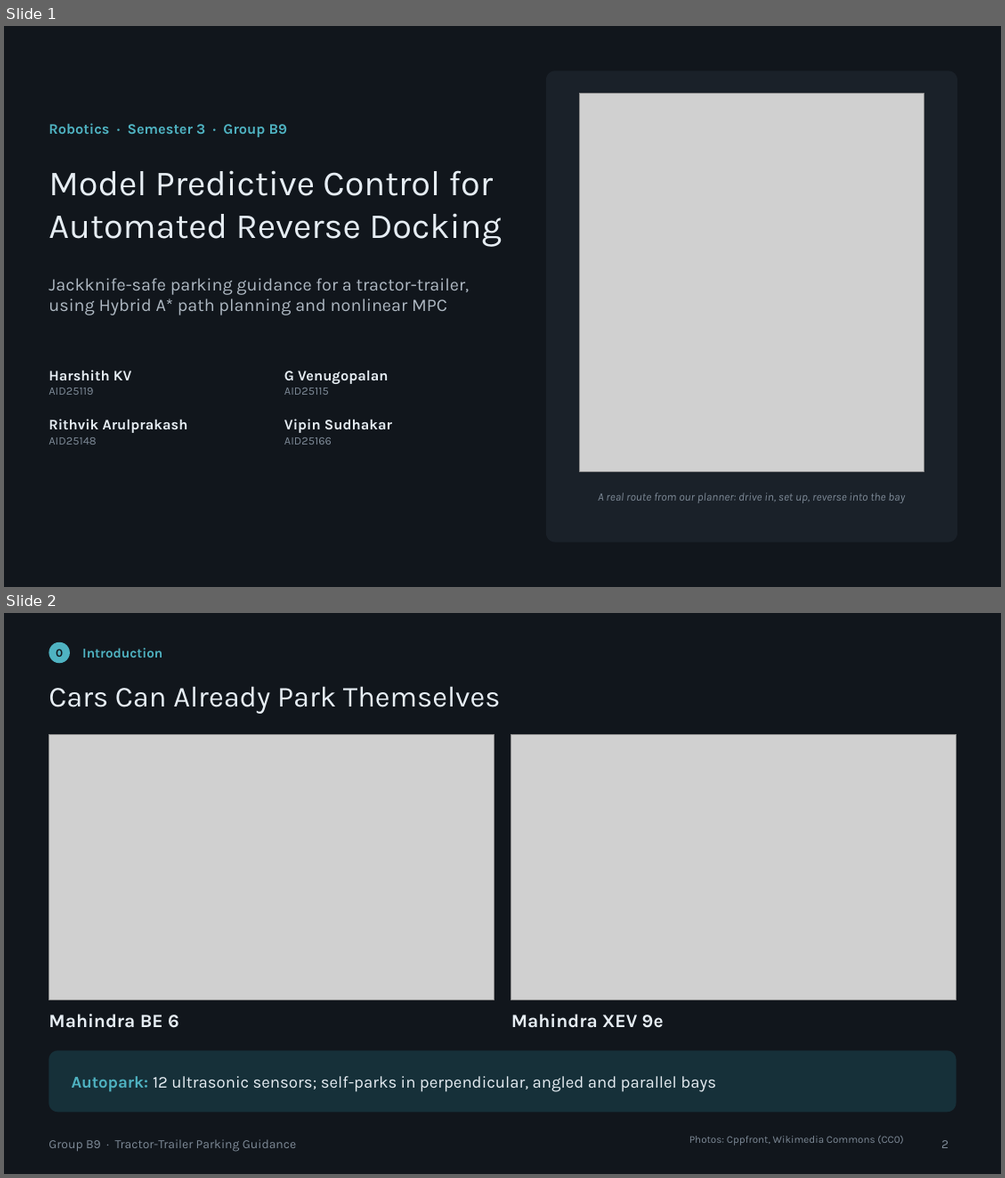
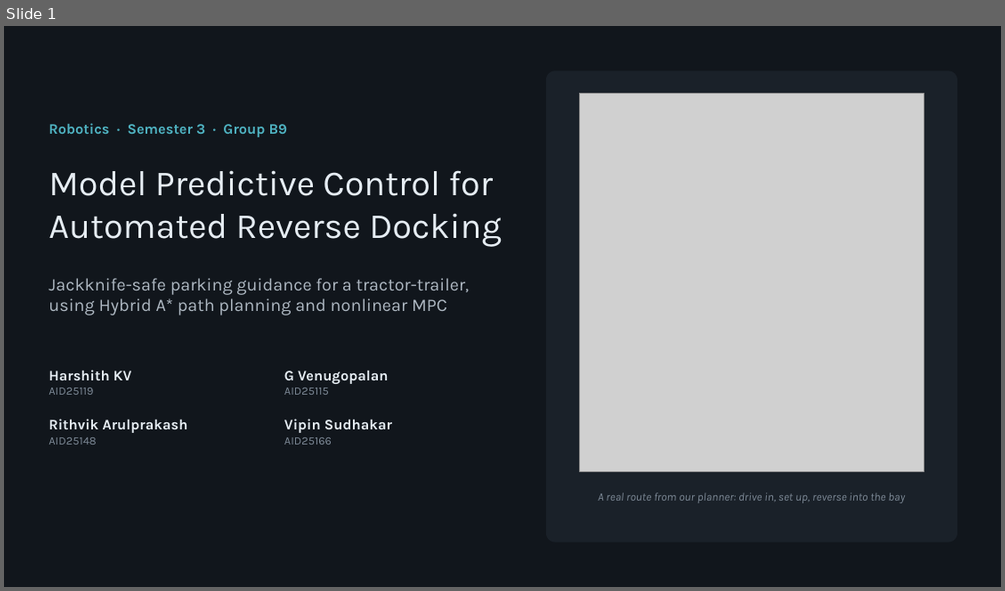
Before and after one commit to Harshithkv07/NMPC-AutoPark, a slide deck: doc/Robotics_Final_Group_B9.pptx. Shown one above the other, each under a label of ours: slides 1 and 2 before the commit, slide 1 after it. The pictures are 1005x1178 and 1005x591 pixels, drawn with LibreOffice and Linux fonts; fonts in the diff are those of the drawing; grey boxes stand for pictures. Boxes give left, top, right and bottom in pixels: in the first picture for what was removed or moved away, otherwise in the second. Text is boxed around its words. In the diff, an @@ line names an element or a change of style, - is before the commit and + after.

Commit message:
Final deck: update pptx and ship the PDF export
- doc/Robotics_Final_Group_B9.pptx reflects the latest slide edits for
  the final review deck (23-slide structure: intro, modelling,
  kinematics, Hybrid A* + NMPC, results/limitations/future).
- doc/Robotics_Final_Group_B9.pdf is the rendered export, for sharing
  without PowerPoint.

```diff
--- a/doc/Robotics_Final_Group_B9.pptx
+++ b/doc/Robotics_Final_Group_B9.pptx
@@ slide 2 removed at (4, 613, 1001, 1174), background #11161C @@
@@ ellipse removed at (48, 642, 70, 663) @@
@@ text removed at (56, 649, 63, 657) @@
-0
@@ text removed at (82, 648, 162, 657) @@
-Introduction
@@ title removed at (48, 686, 501, 714) @@
-Cars Can Already Park Themselves
@@ picture removed at (48, 734, 494, 999) @@
@@ picture removed at (511, 734, 956, 999) @@
@@ text removed at (48, 1013, 179, 1028) @@
-Mahindra BE 6
@@ text removed at (511, 1013, 663, 1028) @@
-Mahindra XEV 9e
@@ rounded rectangle removed at (48, 1051, 956, 1111) @@
@@ text removed at (72, 1076, 716, 1092) @@
-Autopark: 12 ultrasonic sensors; self-parks in perpendicular, angled and parallel bays
@@ text removed at (48, 1139, 296, 1151) @@
-Group B9 · Tractor-Trailer Parking Guidance
@@ text removed at (689, 1135, 903, 1145) @@
-Photos: Cppfront, Wikimedia Commons (CC0)
@@ page number removed at (941, 1140, 948, 1148) @@
-2
```
Also in this commit, not shown: 2 slides changed, 1 other slide removed, 1 other file.
